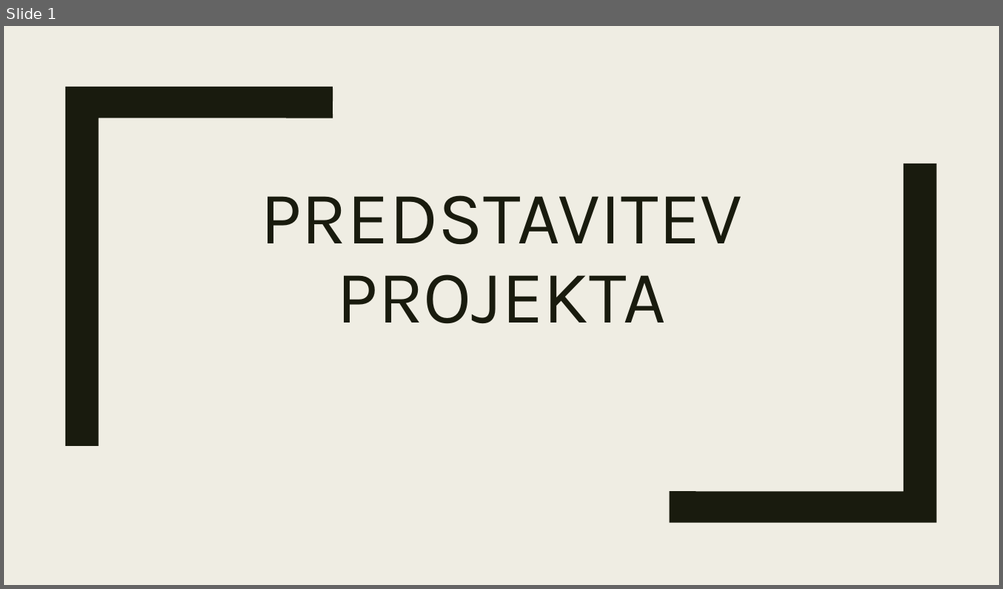
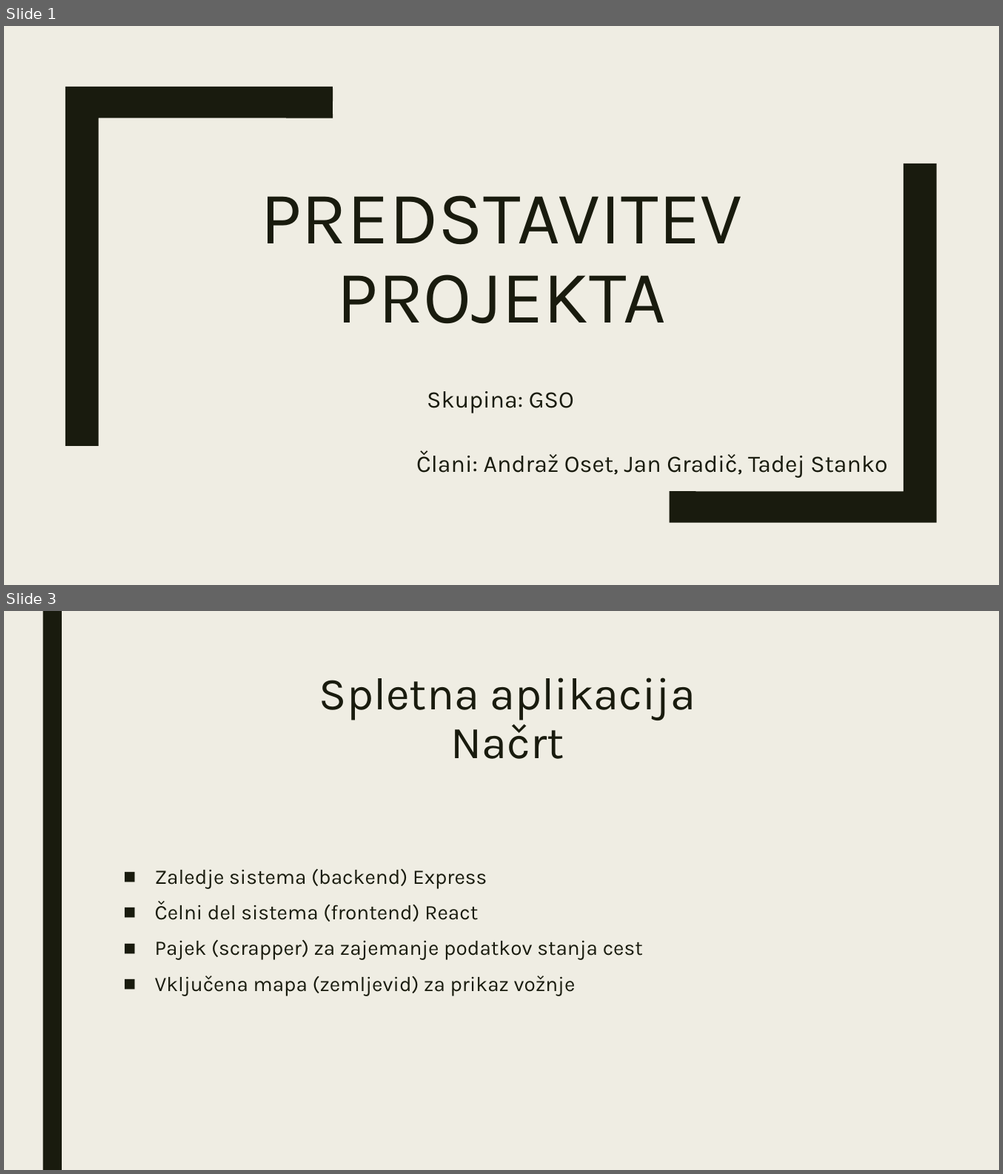
Before and after one commit to GM-Coder007/Projekt, a slide deck: Documentation/Predstavitev_projekta.pptx. Shown one above the other, each under a label of ours: slide 1 before the commit, slides 1 and 3 after it; the slides between them are not shown. The pictures are 1003x589 and 1003x1174 pixels, drawn with LibreOffice and Linux fonts; fonts in the diff are those of the drawing. Boxes give left, top, right and bottom in pixels: in the first picture for what was removed or moved away, otherwise in the second. Text is boxed around its words. In the diff, an @@ line names an element or a change of style, - is before the commit and + after.

```diff
--- a/Documentation/Predstavitev_projekta.pptx
+++ b/Documentation/Predstavitev_projekta.pptx
@@ slide 3 added at [4,611,999,1170], background #EFEDE3 @@
@@ rectangle added at [42,611,62,1170], fill #191B0E @@
@@ title added at [319,678,695,759], 44 pt, text #191B0E @@
+Spletna aplikacija
+Načrt
@@ text added at [155,869,643,997], 20 pt, text #191B0E @@
+■ Zaledje sistema (backend) Express
+■ Čelni del sistema (frontend) React
+■ Pajek (scrapper) za zajemanje podatkov stanja cest
+■ Vključena mapa (zemljevid) za prikaz vožnje
@@ slide 1 changed as well @@
@@ subtitle added at [416,392,887,478], 23 pt, text #191B0E @@
+Skupina: GSO
+Člani: Andraž Oset, Jan Gradič, Tadej Stanko
```
Also in this commit, not shown: 8 other slides added, 2 slides removed.
